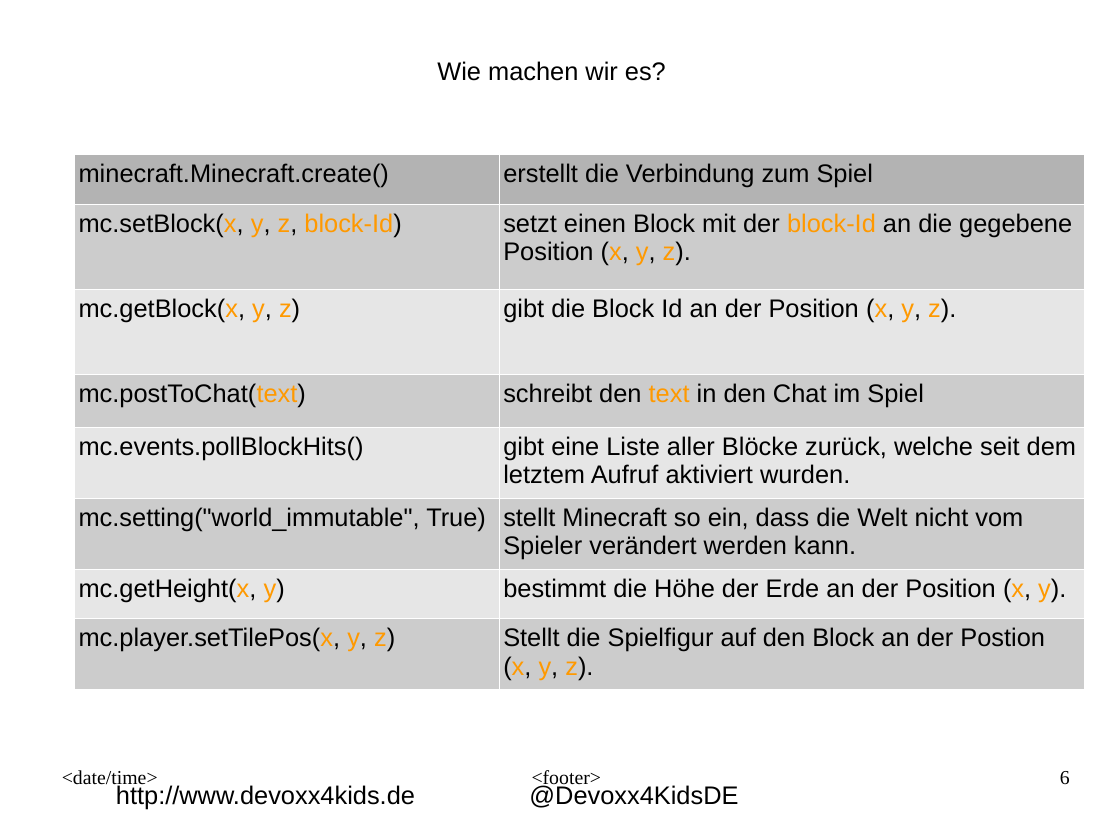
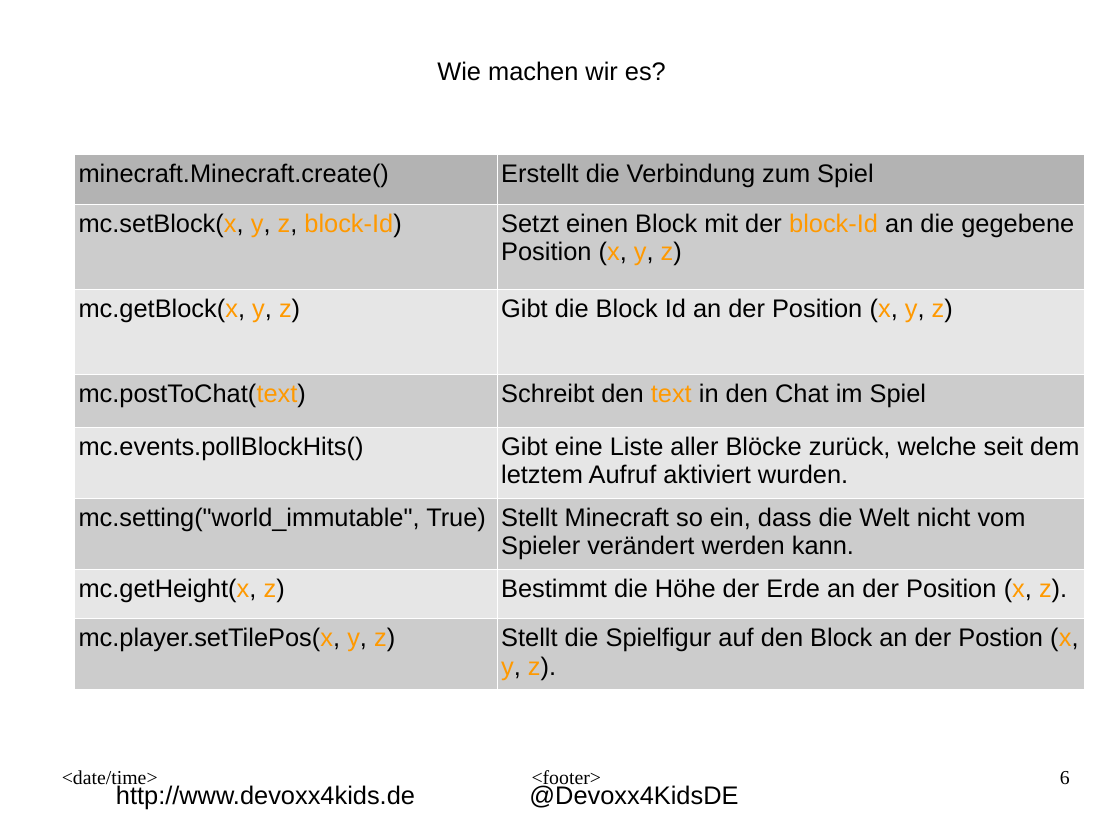
Before and after one commit to Devoxx4KidsDE/workshop-minecraft-modding-raspberry-pi, a slide deck: slide 6 of presentation/minecraft@pi_de.odp. Drawn at 1120x840 pixels with LibreOffice and Linux fonts; fonts in the diff are those of the drawing; background and template pictures are left out. Boxes give left, top, right and bottom in pixels: in the first picture for what was removed or moved away, otherwise in the second. Text is boxed around its words. In the diff, an @@ line names an element or a change of style, - is before the commit and + after.

Commit message:
update presentation

```diff
--- a/presentation/minecraft@pi_de.odp
+++ b/presentation/minecraft@pi_de.odp
@@ table at (74, 154, 1084, 684) @@
-row 1, column 2: erstellt die Verbindung zum Spiel
+row 1, column 2: Erstellt die Verbindung zum Spiel
-row 2, column 2: setzt einen Block mit der block-Id an die gegebene Position (x, y, z).
+row 2, column 2: Setzt einen Block mit der block-Id an die gegebene Position (x, y, z)
-row 3, column 2: gibt die Block Id an der Position (x, y, z).
+row 3, column 2: Gibt die Block Id an der Position (x, y, z)
-row 4, column 2: schreibt den text in den Chat im Spiel
+row 4, column 2: Schreibt den text in den Chat im Spiel
-row 5, column 2: gibt eine Liste aller Blöcke zurück, welche seit dem letztem Aufruf aktiviert wurden.
+row 5, column 2: Gibt eine Liste aller Blöcke zurück, welche seit dem letztem Aufruf aktiviert wurden.
-row 6, column 2: stellt Minecraft so ein, dass die Welt nicht vom Spieler verändert werden kann.
+row 6, column 2: Stellt Minecraft so ein, dass die Welt nicht vom Spieler verändert werden kann.
-row 7, column 1: mc.getHeight(x, y)
+row 7, column 1: mc.getHeight(x, z)
-row 7, column 2: bestimmt die Höhe der Erde an der Position (x, y).
+row 7, column 2: Bestimmt die Höhe der Erde an der Position (x, z).
```
Also in this commit, not shown: 1 other slide changed, 1 other file.
